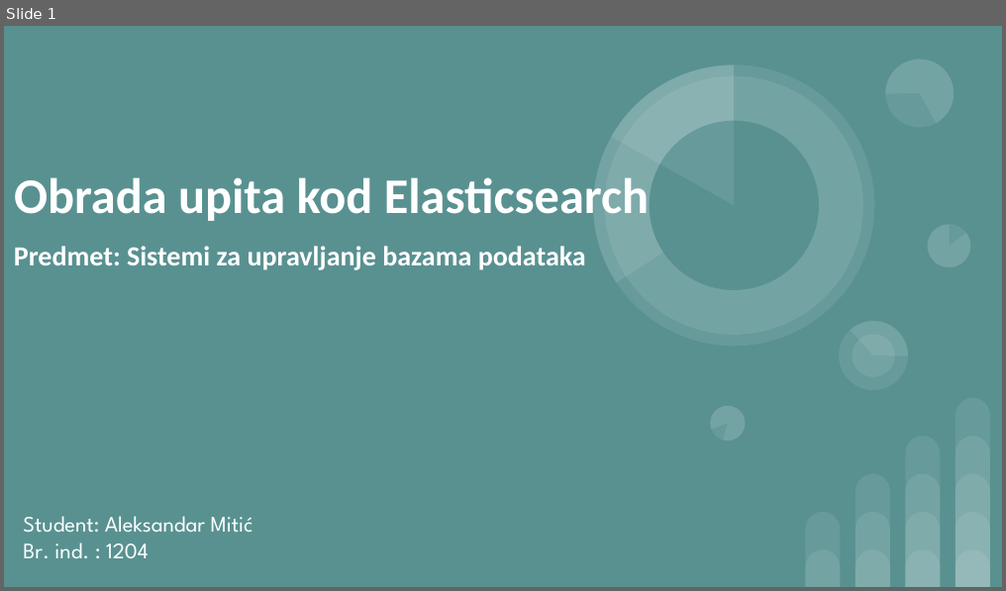
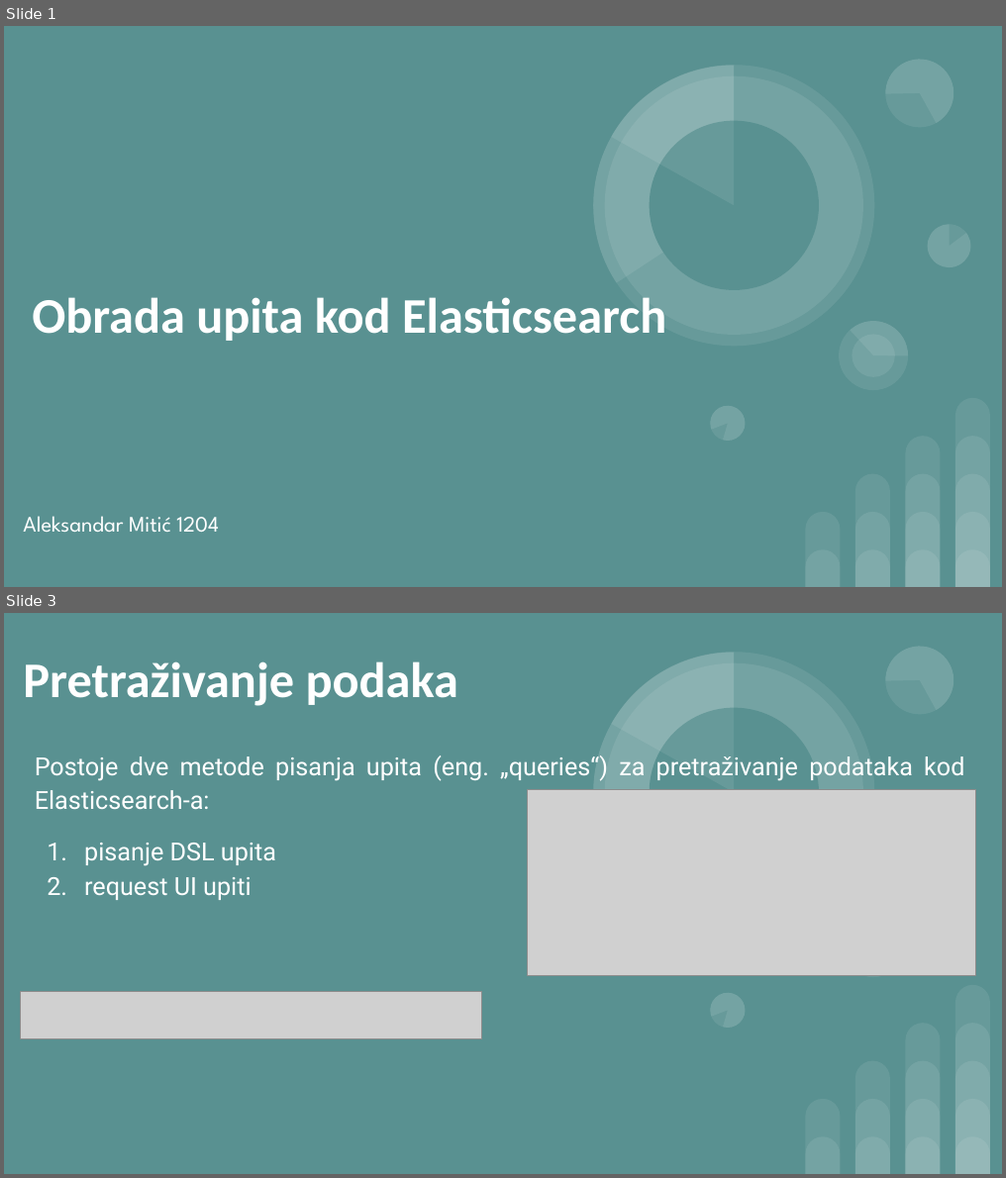
Before and after one commit to AleksandarPici/DBMS, a slide deck: Seminarski 1/DBMS Seminarski rad I -Aleksandar Mitic 1204.pptx. Shown one above the other, each under a label of ours: slide 1 before the commit, slides 1 and 3 after it; the slides between them are not shown. The pictures are 1006x591 and 1006x1178 pixels, drawn with LibreOffice and Linux fonts; fonts in the diff are those of the drawing; grey boxes stand for pictures. Boxes give left, top, right and bottom in pixels: in the first picture for what was removed or moved away, otherwise in the second. Text is boxed around its words. In the diff, an @@ line names an element or a change of style, - is before the commit and + after.

```diff
--- a/Seminarski 1/DBMS Seminarski rad I -Aleksandar Mitic 1204.pptx
+++ b/Seminarski 1/DBMS Seminarski rad I -Aleksandar Mitic 1204.pptx
@@ slide 3 added at (4,613,1002,1174), background #599191; not listed: 25 template elements that a slide beside it also shows @@
@@ title added at (23,662,458,706), 36 pt, text #FFFFFF, bold @@
+Pretraživanje podaka
@@ text added at (35,756,964,900), 18 pt, text #FFFFFF @@
+Postoje dve metode pisanja upita (eng. „queries“) za pretraživanje podataka kod Elasticsearch-a:
+1. pisanje DSL upita
+2. request UI upiti
@@ picture added at (528,789,976,975) @@
@@ picture added at (21,992,482,1039) @@
@@ slide 1 changed as well @@
@@ title "Obrada upita kod Elasticsearch": place and size @@
-title "Obrada upita kod Elasticsearch" at (14,177,648,221)
+title "Obrada upita kod Elasticsearch" at (32,297,666,341)
@@ text removed at (14,246,586,271) @@
-Predmet: Sistemi za upravljanje bazama podataka
@@ subtitle at (23,516,219,532): text changed @@
-Student: Aleksandar Mitić
-Br. ind. : 1204
+Aleksandar Mitić 1204
```
Also in this commit, not shown: 25 other slides added, 19 slides removed, 1 other file.
